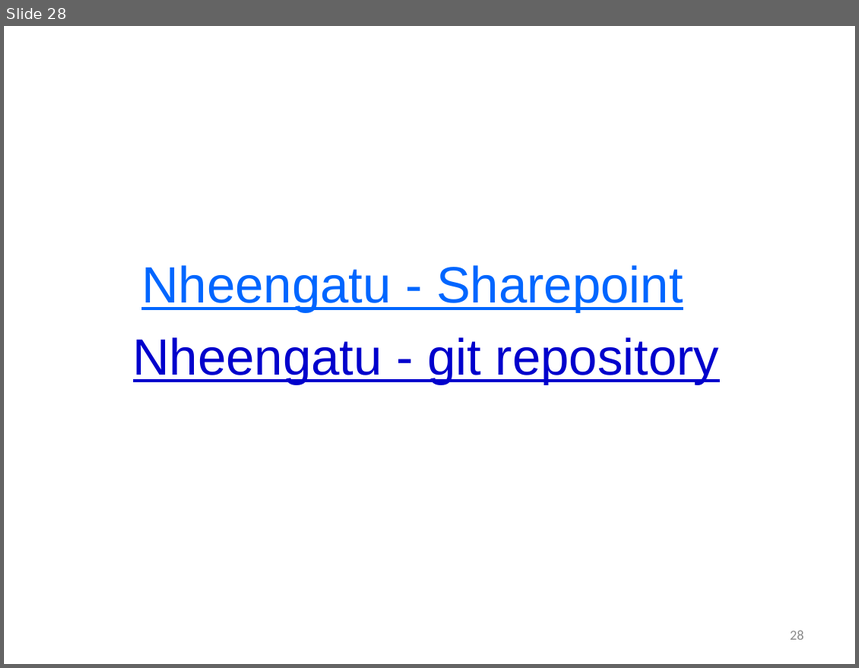
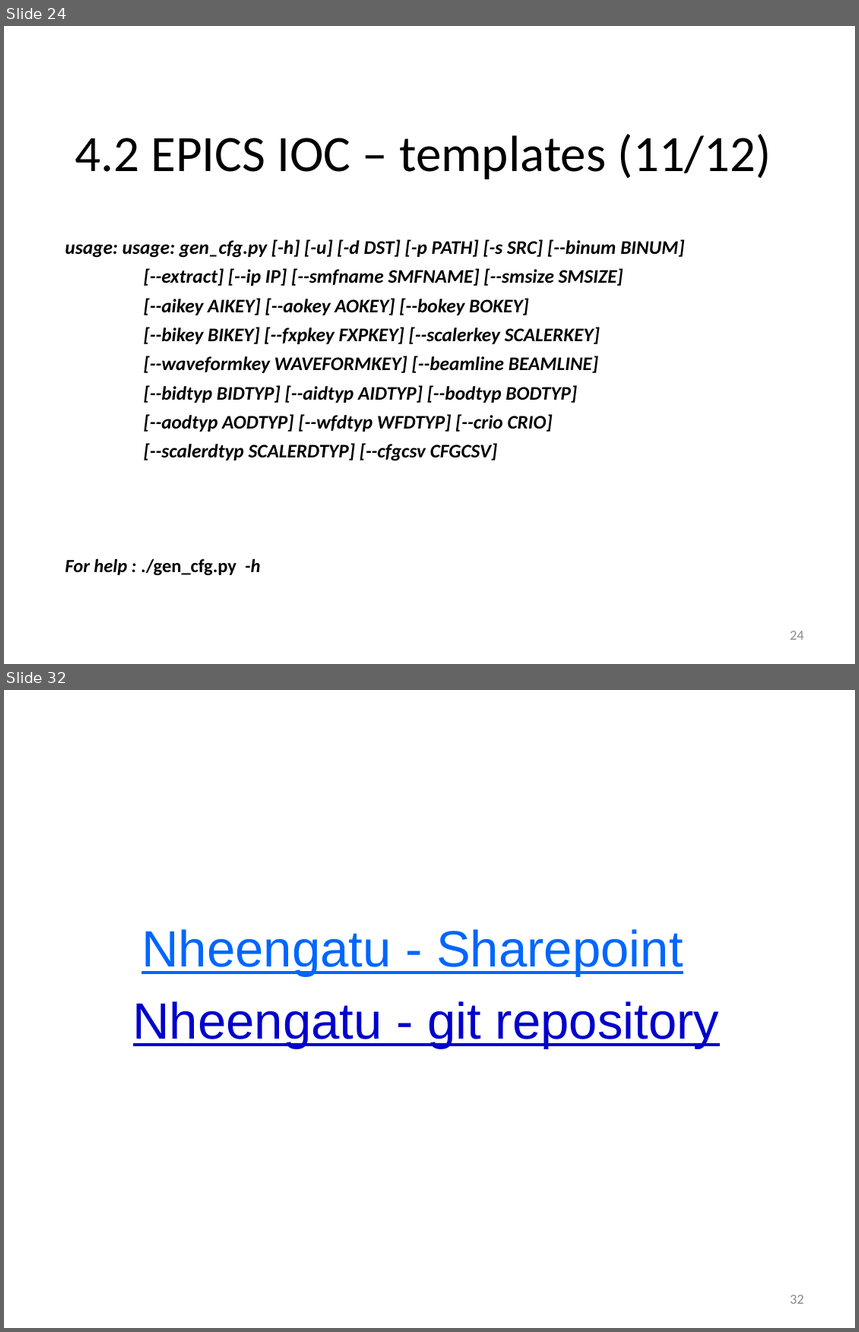
Before and after one commit to lnls-sol/project-nheengatu, a slide deck: docs/CRIO-EPICs-integration.odp. Shown one above the other, each under a label of ours: slide 28 before the commit, slides 24 and 32 after it; the slides between them are not shown. The pictures are 859x668 and 859x1332 pixels, drawn with LibreOffice and Linux fonts; fonts in the diff are those of the drawing; background and template pictures are left out. Boxes give left, top, right and bottom in pixels: in the first picture for what was removed or moved away, otherwise in the second. Text is boxed around its words. In the diff, an @@ line names an element or a change of style, - is before the commit and + after.

```diff
--- a/docs/CRIO-EPICs-integration.odp
+++ b/docs/CRIO-EPICs-integration.odp
@@ slide 24 added at (4,26,855,664), background picture (left out) @@
@@ text added at (75,134,772,180), 48 pt, text #000000 @@
+4.2 EPICS IOC – templates (11/12)
@@ text added at (65,240,685,575), 18.1 pt, text #000000, bold, italic @@
+usage: usage: gen_cfg.py [-h] [-u] [-d DST] [-p PATH] [-s SRC] [--binum BINUM]
+[--extract] [--ip IP] [--smfname SMFNAME] [--smsize SMSIZE]
+[--aikey AIKEY] [--aokey AOKEY] [--bokey BOKEY]
+[--bikey BIKEY] [--fxpkey FXPKEY] [--scalerkey SCALERKEY]
+[--waveformkey WAVEFORMKEY] [--beamline BEAMLINE]
+[--bidtyp BIDTYP] [--aidtyp AIDTYP] [--bodtyp BODTYP]
+[--aodtyp AODTYP] [--wfdtyp WFDTYP] [--crio CRIO]
+[--scalerdtyp SCALERDTYP] [--cfgcsv CFGCSV]
+For help : ./gen_cfg.py -h
@@ page number added at (790,631,804,640), 13 pt, text #898989 @@
+24
@@ what was slide 28 is now slide 32 @@
@@ page number at (790,1295,804,1304): text changed @@
-28
+32
```
Also in this commit, not shown: 15 slides changed, 4 other slides added, 1 slide removed, 1 other file.
